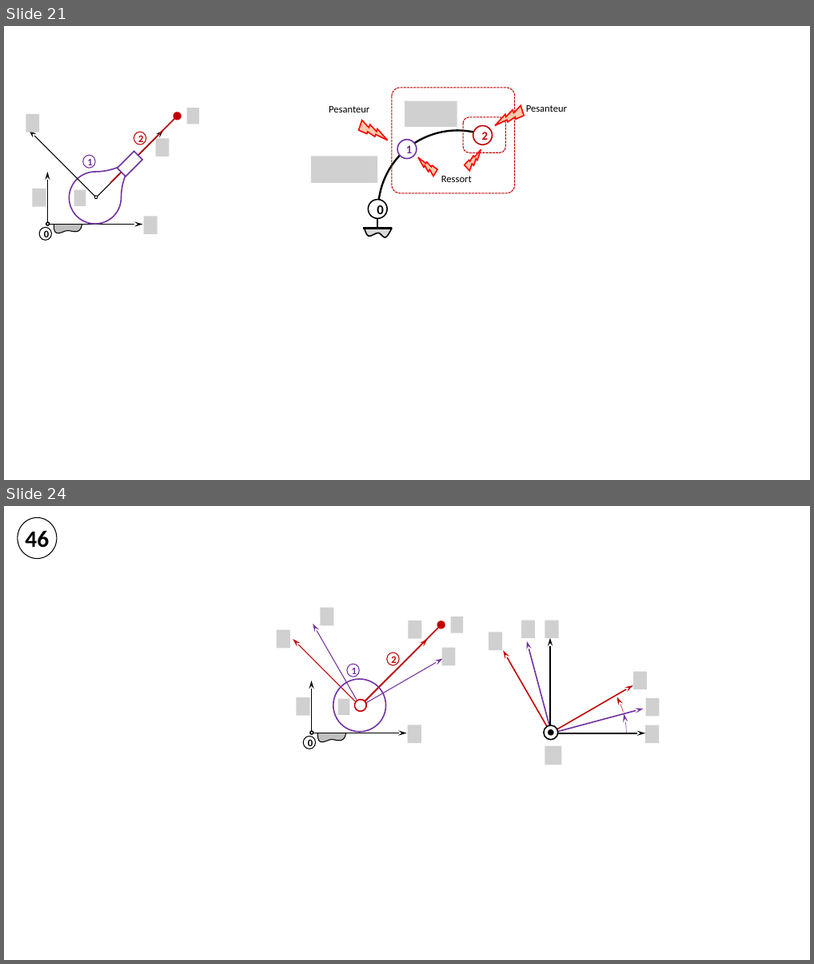
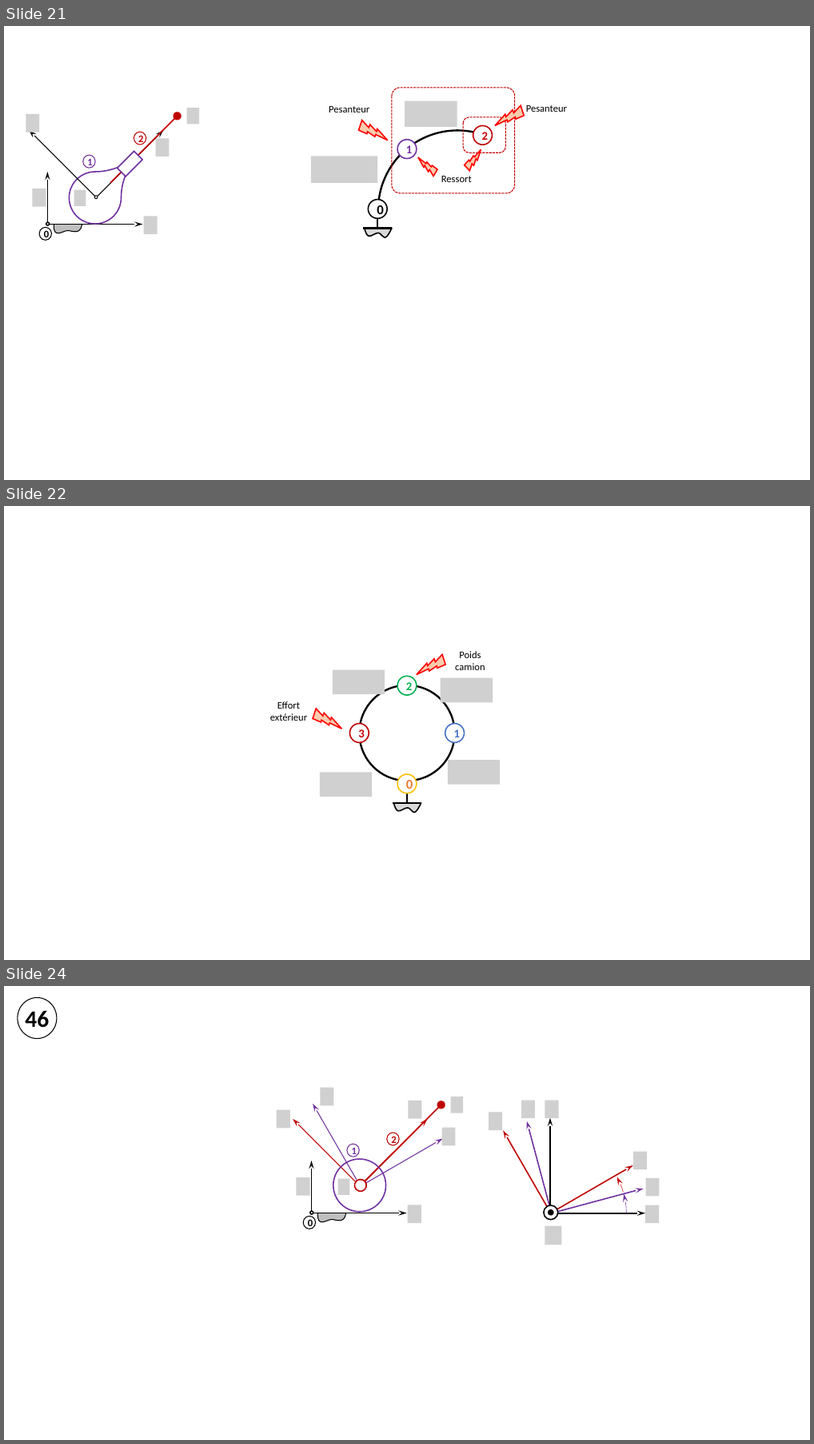
Before and after one commit to xpessoles/ExercicesCompetences, a slide deck: MecanismesDeBase/Figures.pptx. Shown one above the other, each under a label of ours: slides 21 and 24 before the commit, slides 21, 22 and 24 after it; the slides between them are not shown. The pictures are 814x964 and 814x1444 pixels, drawn with LibreOffice and Linux fonts; fonts in the diff are those of the drawing; grey boxes stand for pictures; background and template pictures are left out. Boxes give left, top, right and bottom in pixels: in the first picture for what was removed or moved away, otherwise in the second. Text is boxed around its words. In the diff, an @@ line names an element or a change of style, - is before the commit and + after.

```diff
--- a/MecanismesDeBase/Figures.pptx
+++ b/MecanismesDeBase/Figures.pptx
@@ slide 22 added at [4,506,810,960], background #FFFFFF @@
@@ picture added at [333,670,385,694] @@
@@ lightning bolt added at [417,651,448,679], fill #F8CBAD, outline #FF0000 1.5 pt @@
@@ text added at [455,651,485,670], 12 pt, text #000000 @@
+Poids
+camion
@@ ellipse added at [360,685,455,780], outline #000000 2.25 pt @@
@@ ellipse added at [398,676,417,695], fill #FFFFFF, outline #00B050 1.5 pt, 14 pt, text #00B050, bold @@
+2
@@ picture added at [441,678,494,702] @@
@@ text added at [270,701,307,720], 12 pt, text #000000 @@
+Effort extérieur
@@ lightning bolt added at [312,705,342,733], fill #F8CBAD, outline #FF0000 1.5 pt @@
@@ ellipse added at [350,723,369,742], fill #FFFFFF, outline #C00000 1.5 pt, 14 pt, text #C00000, bold @@
+3
@@ ellipse added at [446,723,464,742], fill #FFFFFF, outline #4472C4 1.5 pt, 14 pt, text #4472C4, bold @@
+1
@@ picture added at [448,760,501,784] @@
@@ picture added at [320,772,373,796] @@
@@ ellipse added at [398,774,417,792], fill #FFFFFF, outline #FFC000 1.5 pt, 16 pt, text #ED7D31, bold @@
+0
@@ line added from (407, 793) to (407, 803), #000000 2.25 pt @@
@@ line added from (422, 803) to (393, 803), #000000 2.25 pt @@
@@ freeform shape added at [394,803,422,812], fill #D9D9D9, outline #000000 1.5 pt @@
```
Also in this commit, not shown: 1 slide removed, 6 other files.
